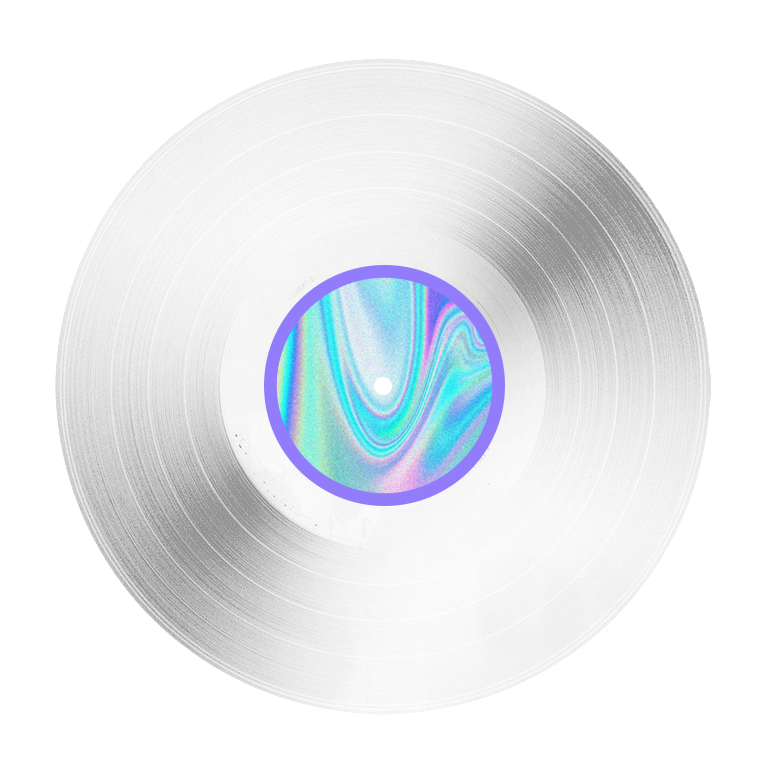
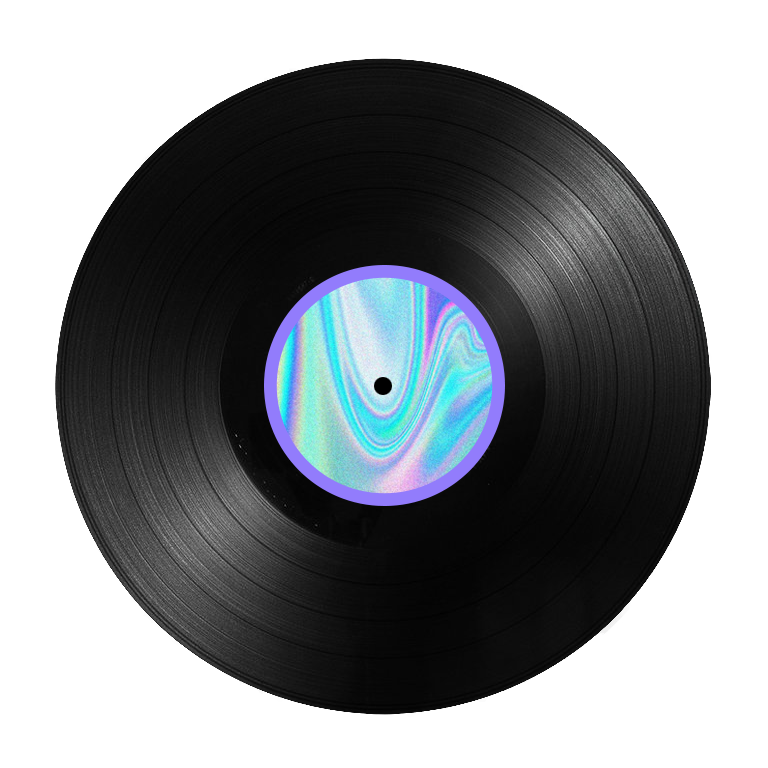
Layer changes from the first 768px x 768px image to the second:
added layer "Layer 0 copy" above "Curves 1" over (x1=55, y1=58, x2=711, y2=715)
hid "Layer 0" over (x1=55, y1=58, x2=711, y2=715)
